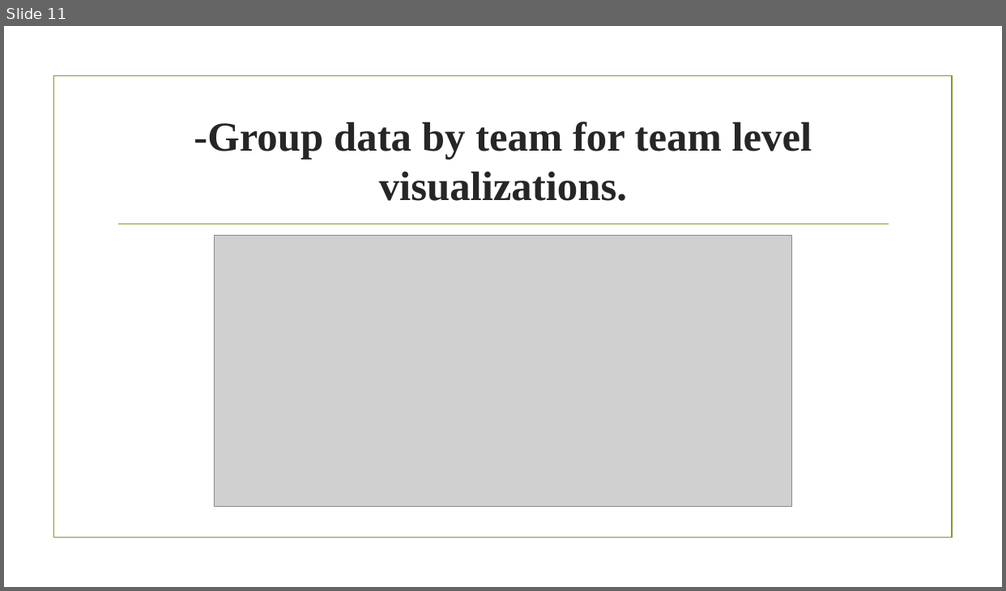
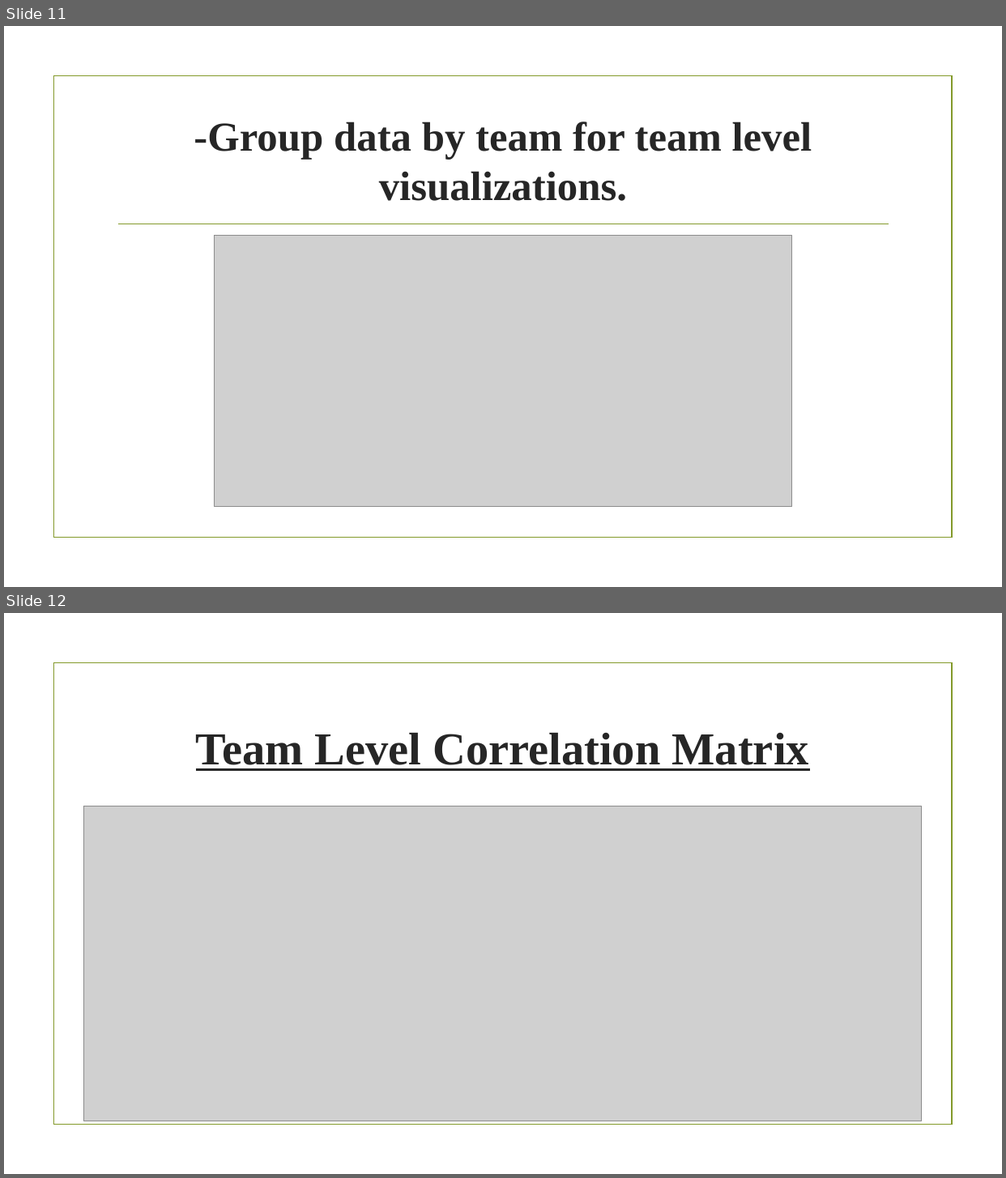
Before and after one commit to Dshashek/Red-Team-Project-1, a slide deck: Slides/Red Team Presentation.pptx. Shown one above the other, each under a label of ours: slide 11 before the commit, slides 11 and 12 after it. The pictures are 1006x591 and 1006x1178 pixels, drawn with LibreOffice and Linux fonts; fonts in the diff are those of the drawing; grey boxes stand for pictures; background and template pictures are left out. Boxes give left, top, right and bottom in pixels: in the first picture for what was removed or moved away, otherwise in the second. Text is boxed around its words. In the diff, an @@ line names an element or a change of style, - is before the commit and + after.

Commit message:
added missing slide

```diff
--- a/Slides/Red Team Presentation.pptx
+++ b/Slides/Red Team Presentation.pptx
@@ slide 12 added at bbox=[4, 613, 1002, 1174], background picture (left out); not listed: 1 template element that a slide beside it also shows @@
@@ title added at bbox=[196, 733, 809, 771], 44 pt, text #262626, bold, underline @@
+Team Level Correlation Matrix
@@ picture added at bbox=[84, 806, 921, 1122] @@
```
